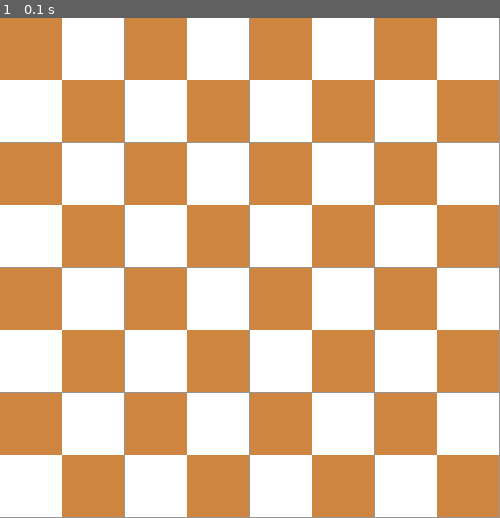
Above: before the commit, frame 1.
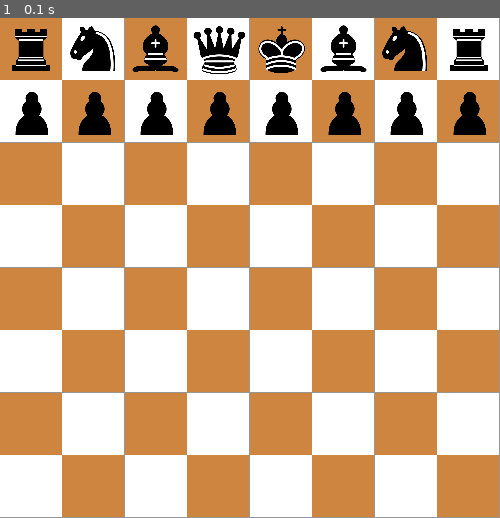
Above: after the commit, the same moment.

Repository: arjanvanschendel/PygameTest
Game: pygame game, started from main.py
Two runs of this game, one before a commit and one after it. Both use one fixed random seed, a clock stepped at 60 frames per second and the inputs below.
Inputs:
- Up to frame 1 (0.1 s): no input

The runs differ from the first frame. In frame 1, 6.6% of the frame differs, in the area x 2-98%, y 1-24%.

Commit message:
Setup black pieces

Diff:
--- a/board.py
+++ b/board.py
@@ -1,23 +1,49 @@
 import pygame
+
+from piece import Piece, PieceColor, PieceType
 
 class Board:
     def __init__(self):
-        self.board = self.initPieces()
         self.white = (255,255,255)
         self.brown = (205,133,63)
         self.gridsize = 500
+        self.board = self.initPieces()
 
-    def drawBoard(self, surface):
+    def drawBoard(self, screen):
         for i in range(0,8):
             for j in range(0,8):
                 color = self.white if (i+j) % 2 == 1 else self.brown
-                widthHeight = self.gridsize/8
-                pygame.draw.rect(surface, color, (widthHeight*i, widthHeight*j, widthHeight, widthHeight))
-        self.drawPieces()
+                fieldSize = self.getFieldSize()
+                pygame.draw.rect(screen, color, (fieldSize*i, fieldSize*j, fieldSize, fieldSize))
+        self.drawPieces(screen)
 
     def initPieces(self):
-        pieceList = [[]]
+        pieceList = [[None for i in range(8)] for j in range(8)]
+        pieceList[0][0] = Piece(PieceType.rook, PieceColor.black, self.getFieldSize(), 0, 0)
+        pieceList[0][1] = Piece(PieceType.knight, PieceColor.black, self.getFieldSize(), 0, 1)
+        pieceList[0][2] = Piece(PieceType.bishop, PieceColor.black, self.getFieldSize(), 0, 2)
+        pieceList[0][3] = Piece(PieceType.queen, PieceColor.black, self.getFieldSize(), 0, 3)
+        pieceList[0][4] = Piece(PieceType.king, PieceColor.black, self.getFieldSize(), 0, 4)
+        pieceList[0][5] = Piece(PieceType.bishop, PieceColor.black, self.getFieldSize(), 0, 5)
+        pieceList[0][6] = Piece(PieceType.knight, PieceColor.black, self.getFieldSize(), 0, 6)
+        pieceList[0][7] = Piece(PieceType.rook, PieceColor.black, self.getFieldSize(), 0, 7)
+        pieceList[1][0] = Piece(PieceType.pawn, PieceColor.black, self.getFieldSize(), 1, 0)
+        pieceList[1][1] = Piece(PieceType.pawn, PieceColor.black, self.getFieldSize(), 1, 1)
+        pieceList[1][2] = Piece(PieceType.pawn, PieceColor.black, self.getFieldSize(), 1, 2)
+        pieceList[1][3] = Piece(PieceType.pawn, PieceColor.black, self.getFieldSize(), 1, 3)
+        pieceList[1][4] = Piece(PieceType.pawn, PieceColor.black, self.getFieldSize(), 1, 4)
+        pieceList[1][5] = Piece(PieceType.pawn, PieceColor.black, self.getFieldSize(), 1, 5)
+        pieceList[1][6] = Piece(PieceType.pawn, PieceColor.black, self.getFieldSize(), 1, 6)
+        pieceList[1][7] = Piece(PieceType.pawn, PieceColor.black, self.getFieldSize(), 1, 7)
         return pieceList
 
-    def drawPieces(self):
-        return 1
+    def drawPieces(self, screen):
+        for i in self.board:
+            for j in i:
+                if j is None:
+                    return
+                screen.blit(j.image, j.rect)
+
+
+    def getFieldSize(self):
+        return self.gridsize / 8
--- a/main.py
+++ b/main.py
@@ -2,9 +2,13 @@
 import board
 pygame.init()
 
+fps = 60
+
 screen = pygame.display.set_mode([500, 500])
+pygame.display.set_caption("Chess 2.0")
 
 currentBoard = board.Board()
+clock = pygame.time.Clock()
 running = True
 while running:
 
@@ -15,5 +19,6 @@
     screen.fill((150, 150, 150))
     currentBoard.drawBoard(screen)
     pygame.display.flip()
+    clock.tick(fps)
 
 pygame.quit()
--- a/piece.py
+++ b/piece.py
@@ -1,9 +1,57 @@
+from enum import Enum
 import pygame
 
+class PieceType(Enum):
+    pawn = 1,
+    bishop = 2,
+    knight = 3,
+    rook = 4,
+    queen = 5,
+    king = 6
+
+class PieceColor(Enum):
+    white = 1,
+    black = 2
 
 class Piece(pygame.sprite.Sprite):
 
-    def __init__(self, spriteLocation):
-        super().__init__()
-        self.image = pygame.image.load(spriteLocation).convert()
-        self.image.set_colorkey((255,255,255))
+    def __init__(self, type: PieceType, color: PieceColor, size, y, x):
+        super(Piece, self).__init__()
+        self.type = type
+        self.color = color
+        self.image = pygame.transform.scale(pygame.image.load(self.getImageForType()), (size, size))
+        self.rect = self.image.get_rect()
+        self.rect.topleft = [x * size, y * size]
+
+    def update(self):
+        pass
+
+    def setPos(self, pos):
+        self.rect.topleft = pos
+
+    def getImageForType(self):
+        if self.color == PieceColor.white:
+            if self.type == PieceType.pawn:
+                return 'pieces/wp.png'
+            if self.type == PieceType.bishop:
+                return 'pieces/wb.png'
+            if self.type == PieceType.knight:
+                return 'pieces/wn.png'
+            if self.type == PieceType.rook:
+                return 'pieces/wr.png'
+            if self.type == PieceType.queen:
+                return 'pieces/wq.png'
+            if self.type == PieceType.king:
+                return 'pieces/wk.png'
+        if self.type == PieceType.pawn:
+            return 'pieces/bp.png'
+        if self.type == PieceType.bishop:
+            return 'pieces/bb.png'
+        if self.type == PieceType.knight:
+            return 'pieces/bn.png'
+        if self.type == PieceType.rook:
+            return 'pieces/br.png'
+        if self.type == PieceType.queen:
+            return 'pieces/bq.png'
+        if self.type == PieceType.king:
+            return 'pieces/bk.png'
